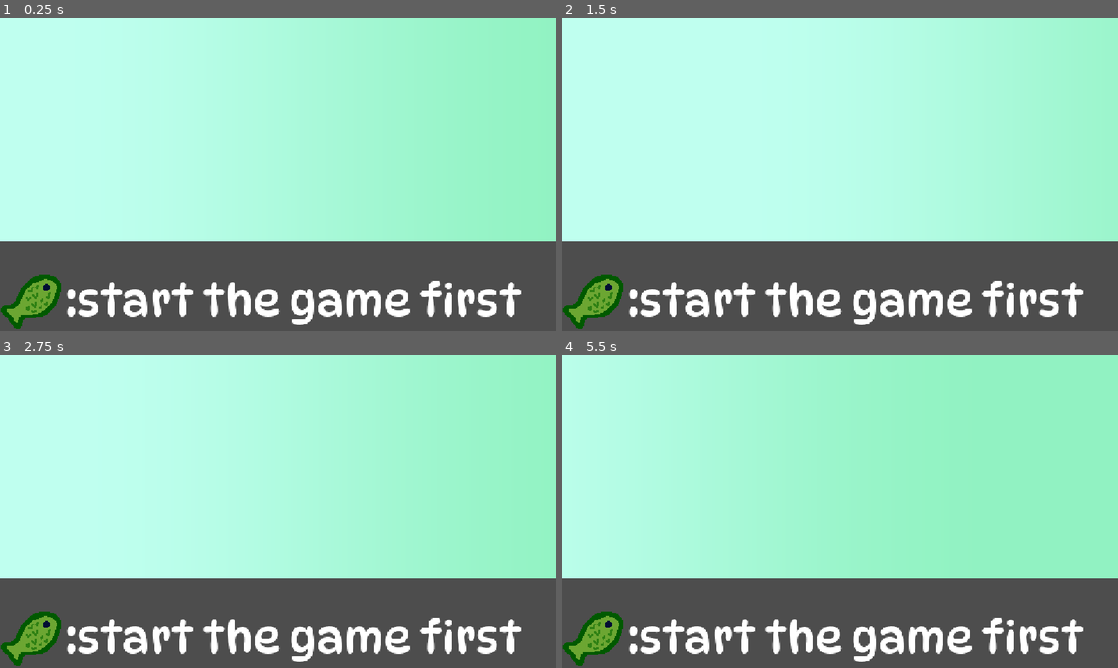
Above: before the commit, frames 1-4 (two rows, left to right).
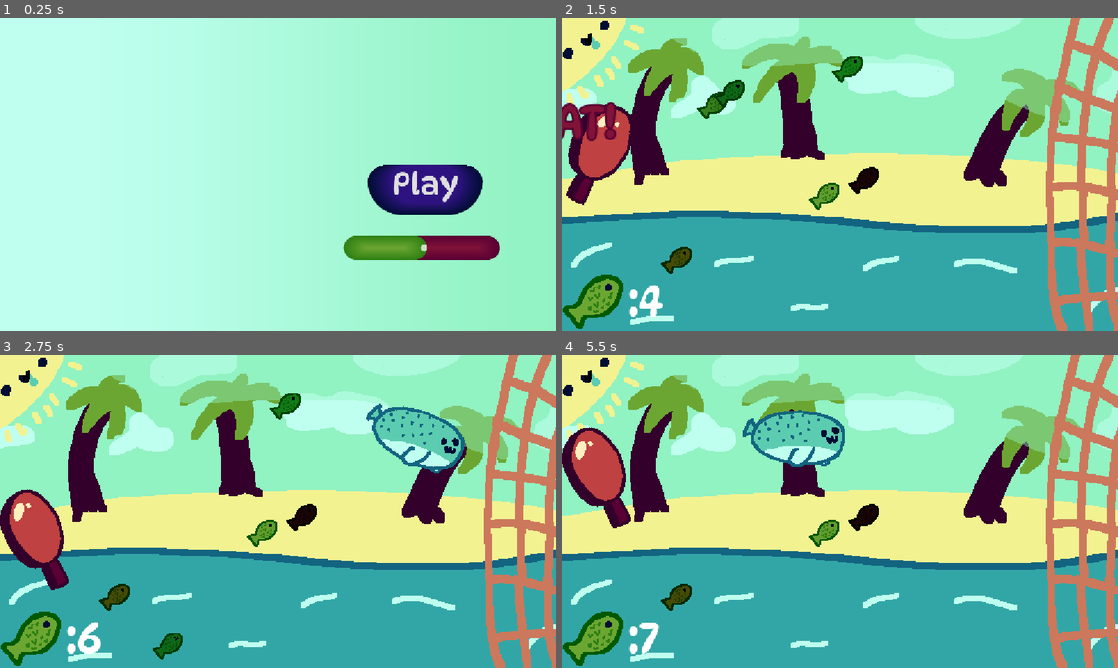
Above: after the commit, the same moments.

Repository: Olafopodloga12/gra-haven
Game: Godot game, scene res://menu.tscn
Two runs of this game, one before a commit and one after it. Both use one fixed random seed, a clock stepped at 60 frames per second and the inputs below. This scene is started directly instead of the project's main scene.
Inputs (mouse positions are in pixels of both pictures, inside the frame that each line leads up to):
- Up to frame 1 (0.25 s): no input
- Up to frame 2 (1.5 s): click (984, 190) at 0.5 s, where only the run after the commit has a clickable "Play"; move the mouse to (962, 158) at 1.27 s; click (962, 158) at 1.35 s
- Up to frame 3 (2.75 s): move the mouse to (166, 527) at 2.02 s; click (166, 527) at 2.1 s
- Up to frame 4 (5.5 s): move the mouse to (895, 442) at 2.77 s; click (895, 442) at 2.85 s; move the mouse to (812, 574) at 3.52 s; click (812, 574) at 3.6 s; move the mouse to (1006, 558) at 4.27 s; click (1006, 558) at 4.35 s; move the mouse to (673, 464) at 5.02 s; click (673, 464) at 5.1 s

The runs differ from the first frame. In frame 1, 32% of the frame differs, in the area x 0-100%, y 46-100%; in frame 2, 88%, in the area x 0-100%, y 0-100%; in frame 3, 84%; in frame 4, 78%.

Commit message:
menu działa

Diff:
--- a/foka.tscn
+++ b/foka.tscn
@@ -76,6 +76,7 @@
 [node name="Eu" type="AudioStreamPlayer2D" parent="." unique_id=1347192124]
 position = Vector2(1, 0)
 stream = ExtResource("3_48dly")
+volume_db = 8.149
 
 [node name="Paleta" type="Sprite2D" parent="." unique_id=268715124]
 visible = false
--- /dev/null
+++ b/menu.gd
@@ -0,0 +1,27 @@
+extends Node2D
+@onready var bar: HSlider = $HSlider
+
+
+func _ready():
+	bar.value = db_to_linear(AudioServer.get_bus_volume_db(0))
+	bar.value = 50
+
+func _on_h_slider_value_changed(value: float) -> void:
+	AudioServer.set_bus_volume_db(0, linear_to_db(bar.value / 100))
+
+func sound():
+	var sounds = [
+		load("res://eu.wav"),
+		load("res://eu2.wav"),
+		load("res://eu3.wav"),
+		load("res://eu4.wav")
+	]
+	$Eu.stream = sounds.pick_random()
+	$Eu.play()
+
+func _on_h_slider_drag_ended(value_changed: bool) -> void:
+	sound()
+
+
+func _on_button_pressed() -> void:
+	get_tree().change_scene_to_file("res://gra.tscn")
--- a/menu.tscn
+++ b/menu.tscn
@@ -1,7 +1,10 @@
 [gd_scene format=3 uid="uid://s80sm6mo4jbi"]
 
+[ext_resource type="Script" uid="uid://beso2od5g2p3t" path="res://menu.gd" id="1_4hy44"]
 [ext_resource type="Texture2D" uid="uid://b8oeacdg7fuev" path="res://el of revnge.png" id="1_lti8b"]
 [ext_resource type="Shader" uid="uid://dcoq04lnw5tva" path="res://menu.gdshader" id="2_ouk20"]
+[ext_resource type="Texture2D" uid="uid://dxvvplxsmlxxp" path="res://Paleta.png" id="3_mae5d"]
+[ext_resource type="AudioStream" uid="uid://crphje4ultf4e" path="res://eu.wav" id="5_ytr4m"]
 
 [sub_resource type="AtlasTexture" id="AtlasTexture_ouk20"]
 atlas = ExtResource("1_lti8b")
@@ -36,7 +39,86 @@
 shader_parameter/balance_amount = 0.3
 shader_parameter/fade_width = 0.5
 
+[sub_resource type="StyleBoxFlat" id="StyleBoxFlat_y1lwb"]
+bg_color = Color(0.18039216, 0.07450981, 0.5019608, 1)
+border_width_left = 50
+border_width_right = 50
+border_width_bottom = 25
+border_color = Color(0, 0.050980393, 0.2, 1)
+border_blend = true
+corner_radius_top_left = 50
+corner_radius_top_right = 50
+corner_radius_bottom_right = 100
+corner_radius_bottom_left = 100
+
+[sub_resource type="StyleBoxFlat" id="StyleBoxFlat_4hy44"]
+bg_color = Color(0.36078432, 0.8, 0.6901961, 1)
+border_width_left = 50
+border_width_right = 50
+border_width_bottom = 25
+border_color = Color(0.19607843, 0.6509804, 0.6509804, 1)
+border_blend = true
+corner_radius_top_left = 50
+corner_radius_top_right = 50
+corner_radius_bottom_right = 100
+corner_radius_bottom_left = 100
+
+[sub_resource type="StyleBoxFlat" id="StyleBoxFlat_ytr4m"]
+bg_color = Color(0.42352942, 0.19607843, 0.6509804, 1)
+border_width_left = 50
+border_width_right = 50
+border_width_bottom = 25
+border_color = Color(0.18039216, 0.07450981, 0.5019608, 1)
+border_blend = true
+corner_radius_top_left = 50
+corner_radius_top_right = 50
+corner_radius_bottom_right = 100
+corner_radius_bottom_left = 100
+
+[sub_resource type="StyleBoxFlat" id="StyleBoxFlat_fungv"]
+bg_color = Color(0.5019608, 0.07450981, 0.21568628, 1)
+border_width_left = 50
+border_width_top = 25
+border_width_right = 50
+border_width_bottom = 25
+border_color = Color(0.34901962, 0, 0.20392157, 1)
+border_blend = true
+corner_radius_top_left = 50
+corner_radius_top_right = 50
+corner_radius_bottom_right = 50
+corner_radius_bottom_left = 50
+
+[sub_resource type="StyleBoxFlat" id="StyleBoxFlat_l48gv"]
+bg_color = Color(0.42352942, 0.6509804, 0.19607843, 1)
+border_width_left = 50
+border_width_top = 25
+border_width_right = 50
+border_width_bottom = 25
+border_color = Color(0.18039216, 0.5019608, 0.07450981, 1)
+border_blend = true
+corner_radius_top_left = 50
+corner_radius_top_right = 50
+corner_radius_bottom_right = 50
+corner_radius_bottom_left = 50
+expand_margin_left = 10.0
+expand_margin_right = 6.0
+
+[sub_resource type="StyleBoxFlat" id="StyleBoxFlat_ecwwl"]
+bg_color = Color(0.42352942, 0.6509804, 0.19607843, 1)
+border_width_left = 50
+border_width_top = 25
+border_width_right = 50
+border_width_bottom = 25
+border_color = Color(0.18039216, 0.5019608, 0.07450981, 1)
+border_blend = true
+corner_radius_top_left = 50
+corner_radius_top_right = 50
+corner_radius_bottom_right = 50
+corner_radius_bottom_left = 50
+expand_margin_left = 10.0
+
 [node name="Node2D" type="Node2D" unique_id=1644793217]
+script = ExtResource("1_4hy44")
 
 [node name="AnimatedSprite2D" type="AnimatedSprite2D" parent="." unique_id=1608318966]
 position = Vector2(180, 130)
@@ -46,4 +128,39 @@
 [node name="ColorRect" type="ColorRect" parent="." unique_id=139620443]
 material = SubResource("ShaderMaterial_y1lwb")
 offset_right = 1152.0
-offset_bottom = 462.0
+offset_bottom = 649.0
+
+[node name="Button" type="Button" parent="." unique_id=104238860]
+offset_left = 762.0
+offset_top = 305.0
+offset_right = 1000.0
+offset_bottom = 408.0
+theme_override_font_sizes/font_size = 64
+theme_override_styles/normal = SubResource("StyleBoxFlat_y1lwb")
+theme_override_styles/pressed = SubResource("StyleBoxFlat_4hy44")
+theme_override_styles/hover = SubResource("StyleBoxFlat_ytr4m")
+text = "Play"
+
+[node name="Paleta" type="Sprite2D" parent="." unique_id=83124878]
+visible = false
+position = Vector2(1066, 94)
+scale = Vector2(50, 50)
+texture = ExtResource("3_mae5d")
+
+[node name="HSlider" type="HSlider" parent="." unique_id=957819130]
+offset_left = 722.0
+offset_top = 426.0
+offset_right = 1036.0
+offset_bottom = 526.0
+theme_override_styles/slider = SubResource("StyleBoxFlat_fungv")
+theme_override_styles/grabber_area = SubResource("StyleBoxFlat_l48gv")
+theme_override_styles/grabber_area_highlight = SubResource("StyleBoxFlat_ecwwl")
+
+[node name="Eu" type="AudioStreamPlayer2D" parent="." unique_id=1810533967]
+position = Vector2(1, 0)
+stream = ExtResource("5_ytr4m")
+volume_db = 8.149
+
+[connection signal="pressed" from="Button" to="." method="_on_button_pressed"]
+[connection signal="drag_ended" from="HSlider" to="." method="_on_h_slider_drag_ended"]
+[connection signal="value_changed" from="HSlider" to="." method="_on_h_slider_value_changed"]
--- a/music.tscn
+++ b/music.tscn
@@ -6,7 +6,7 @@
 [node name="SealOfRevenge" type="AudioStreamPlayer2D" unique_id=2089313020]
 position = Vector2(-4, 10)
 stream = ExtResource("1_3h6ak")
-volume_db = -14.298
+volume_db = 5.821
 autoplay = true
 script = ExtResource("2_5vxup")
 
--- a/ryba.tscn
+++ b/ryba.tscn
@@ -65,10 +65,10 @@
 [node name="Sound" type="AudioStreamPlayer2D" parent="." unique_id=146881200]
 position = Vector2(2, 24)
 stream = ExtResource("4_56wvy")
+volume_db = 9.314
 
 [node name="Sound2" type="AudioStreamPlayer2D" parent="." unique_id=1875076154]
 position = Vector2(2, 24)
 stream = ExtResource("5_yb2fs")
-volume_db = -8.149
 
 [connection signal="body_entered" from="." to="." method="_on_body_entered"]
Not shown, added: menu.gd.uid
